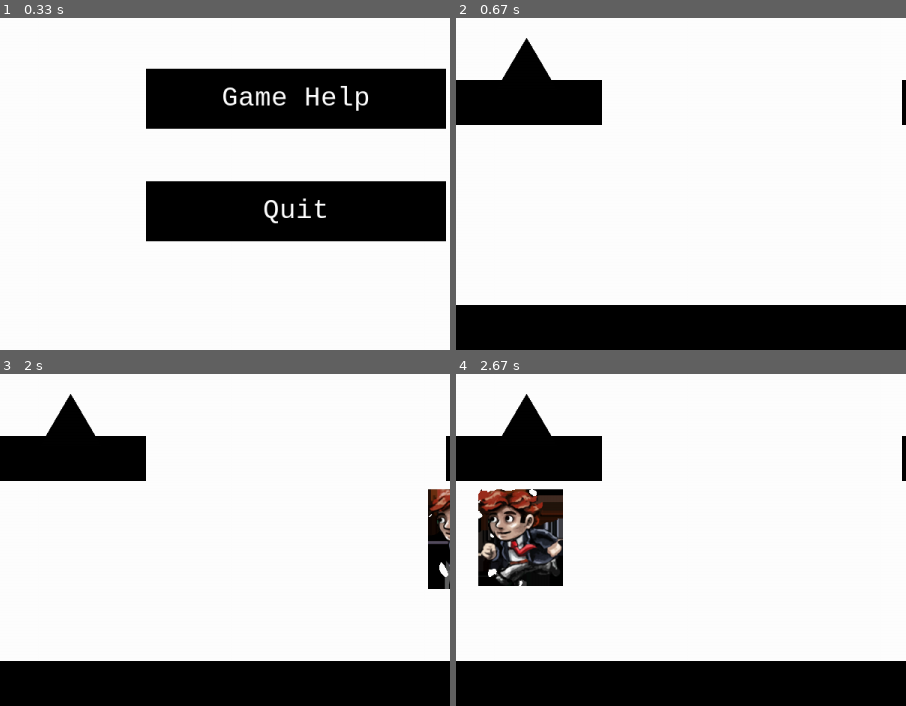
Above: before the commit, frames 1-4 (two rows, left to right).
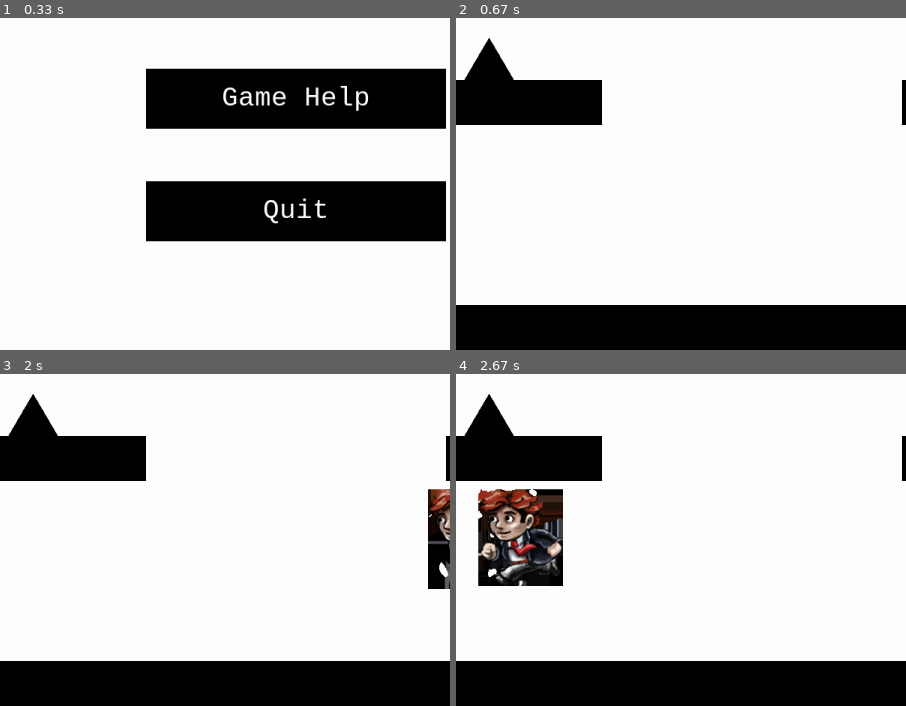
Above: after the commit, the same moments.

Repository: stevenacalhoun/geoplay
Game: pygame game, started from geometricPlay.py
Two runs of this game, one before a commit and one after it. Both use one fixed random seed, a clock stepped at 60 frames per second and the inputs below.
Inputs:
- Up to frame 1 (0.33 s): no input
- Up to frame 2 (0.67 s): tap Enter at 0.33 s
- Up to frame 3 (2 s): hold Space 0.67-1.13 s; hold Right 0.67-1.13 s; hold Right 1.17-1.63 s; tap Space at 1.23, 1.53, 1.73 s; hold Left from 1.67 s (still down)
- Up to frame 4 (2.67 s): tap Space at 2.03, 2.3, 2.6 s; release Left at 2.2 s; hold Left 2.23-2.63 s
The pictures show only the part of the screen within x 17-67%, y 50-100%; the shares and areas given below are measured in that part.

Frame 1 is identical in both runs. In frame 2, 1.4% of the frame differs, in the area x 1-22%, y 6-19%; in frame 3, 1.4%; in frame 4, 1.4%.

Commit message:
Cleaned up some of the code for menu selections. Added a few more constants and got rid of a few things that weren't doing anything. Also tried to comment a bit more

Diff:
--- a/geometricPlay.py
+++ b/geometricPlay.py
@@ -21,30 +21,42 @@
 
   # Default difficulty is two, start on the main menu
   difficulty = 2
-  scene = scenes.MainMenu(screen)
-  newScene = scene.display()
+  nextScene = scenes.Scene.mainMenuScene
 
-  # Loop infinitely
+  # Loop until it's time to quit
   running = True
-  while True:
+  while running:
 
-    # This is a weird way of switch screens, I'm trying to thingk of better mehtods of accomplishing it
-    if newScene == 0:
-      scene = scenes.LevelScene(screen, difficulty)
-      newScene = scene.display()
-    elif newScene == 1:
+    # Show the level scene
+    if nextScene == scenes.Scene.levelScene:
+      scene = scenes.LevelScene(screen)
+      scene.setDifficulty(difficulty)
+      nextScene = scene.display()
+
+    # Show the Difficulty menu
+    elif nextScene == scenes.Scene.difficultyScene:
       scene = scenes.DifficultyMenu(screen)
-      newScene, difficulty = scene.display()
-    elif newScene == 2:
+      nextScene = scene.display()
+      difficulty = scene.getDifficulty()
+
+    # Show the help screen
+    elif nextScene == scenes.Scene.helpScene:
       scene = scenes.HelpScene(screen)
-      newScene = scene.display()
-    elif newScene == 3:
+      nextScene = scene.display()
+
+    # Show the main menu
+    elif nextScene == scenes.Scene.mainMenuScene:
       scene = scenes.MainMenu(screen)
-      newScene = scene.display()
-    elif newScene == 4:
+      nextScene = scene.display()
+
+    # Show the game over scene
+    elif nextScene == scenes.Scene.gameOverScene:
       scene = scenes.GameOverScene(screen)
-      newScene = scene.display()
+      nextScene = scene.display()
 
+    # Time to quit
+    elif nextScene == scenes.Scene.quit:
+      running = False
 
 # Run our program
 if __name__ == "__main__":
--- a/levels.py
+++ b/levels.py
@@ -36,7 +36,7 @@
     triangleLocs = []
 
     numRows = len(self.levelTiles)
-    numColumns = len(self.levelTiles[0])
+    numColumns = self.countColumns()
 
     tileWidth = SCREEN_WIDTH/numColumns
     tileHeight = SCREEN_HEIGHT/numRows
@@ -56,7 +56,7 @@
         if tile == "T":
           # If there is a t that means position it between the two tiles
           if row[tileNum+1] == "t":
-            triangleLoc = (currentXLoc + tileWidth), (currentYLoc)
+            triangleLoc = (currentXLoc + tileWidth), (currentYLoc - TRIANGLE_HEIGHT)
             triangleLocs.append(triangleLoc)
           # Otherwise just position it in the middle of the tile
           else:
@@ -83,7 +83,7 @@
           startingLoc = currentXLoc, currentYLoc
 
         # There is nothing on this tile
-        else:
+        elif tile == "_":
           # If we are building a platform, this means we've finished it, so build it
           if buildingPlatform:
             platformLocs.append([platformLoc, (platformWidth, tileHeight)])
@@ -91,7 +91,8 @@
             platformWidth = 0
 
         # Change our x location for each tile
-        currentXLoc += tileWidth
+        if tile != " ":
+          currentXLoc += tileWidth
 
       # Change our y location for each row, and reset back to the first tile
       currentYLoc += tileHeight
@@ -103,24 +104,32 @@
     # Return the platform locations and starting location
     return platformLocs, triangleLocs, startingLoc
 
+  def countColumns(self):
+    columnCount = 0
+    for column in self.levelTiles[0]:
+      if column != " ":
+        columnCount += 1
+
+    return columnCount
+
 class Level_01(Level):
    def __init__(self):
     self.levelTiles = [
-    "____________",
-    "____________",
-    "____________",
-    "____________",
-    "______T_____",
-    "______P_____",
-    "____________",
-    "____________",
-    "__Tt____Tt__",
-    "__Pp____Pp__",
-    "____________",
-    "_________S__",
-    "____________",
-    "_T___T___T__",
-    "Pppppppppppp"]
+    "_ _ _ _ _ _ _ _ _ _ _ _",
+    "_ _ _ _ _ _ _ _ _ _ _ _",
+    "_ _ _ _ _ _ _ _ _ _ _ _",
+    "_ _ _ _ _ _ _ _ _ _ _ _",
+    "_ _ _ _ _ _ T _ _ _ _ _",
+    "_ _ _ _ _ _ P _ _ _ _ _",
+    "_ _ _ _ _ _ _ _ _ _ _ _",
+    "_ _ _ _ _ _ _ _ _ _ _ _",
+    "_ _ T t _ _ _ _ T t _ _",
+    "_ _ P p _ _ _ _ P p _ _",
+    "_ _ _ _ _ _ _ _ _ _ _ _",
+    "_ _ _ _ _ _ _ _ _ S _ _",
+    "_ _ _ _ _ _ _ _ _ _ _ _",
+    "_ T _ _ _ T _ _ _ T _ _",
+    "P p p p p p p p p p p p"]
 
 class Level_02(Level):
   def __init__(self):
--- a/lib/constants.py
+++ b/lib/constants.py
@@ -1,3 +1,4 @@
+# Lock in the frame rate at 60 FPS
 FRAME_RATE = 60
 
 # Locations for HUD
@@ -20,7 +21,6 @@
 
 # Gravity and ground constants
 GRAVITY = 15
-GROUND_THICKNESS = 100
-GROUND_Y = SCREEN_HEIGHT - GROUND_THICKNESS
 
+# Triangle height
 TRIANGLE_HEIGHT = 75
--- a/lib/scenes.py
+++ b/lib/scenes.py
@@ -8,14 +8,16 @@
 import random
 from levels import *
 
-# Triangle testing stuff
-TRIANGLE_HEIGHT = 75
-triangleLocations = [(SCREEN_WIDTH * 0.25, 400), (SCREEN_WIDTH * 0.75, 400)]
-currentTriangle = 0
-
 clock = pygame.time.Clock()
 
 class Scene(object):
+  mainMenuScene = 0
+  levelScene = 1
+  difficultyScene = 2
+  helpScene = 3
+  gameOverScene = 4
+  quit = 5
+
   def __init__(self, screen):
     self.screen = screen
 
@@ -36,7 +38,7 @@
     quitBoxY = helpBoxY + 150
 
     # Keep up with what's selected
-    menuSelection = 0
+    menuSelection = Scene.levelScene
 
     # Keep looping unitl somehting has been selected
     selectionMade = False
@@ -46,21 +48,20 @@
 
       # Key up and down the menu
       if event.type == pygame.KEYDOWN:
+        # Go down one option
         if event.key == pygame.K_DOWN:
           menuSelection += 1
-          if menuSelection >= 4:
-            menuSelection = 0
+          if menuSelection >= 5:
+            menuSelection = Scene.levelScene
+        # Go up one option
         if event.key == pygame.K_UP:
           menuSelection -= 1
-          if menuSelection < 0:
-            menuSelection = 3
+          if menuSelection < Scene.levelScene:
+            menuSelection = Scene.quit
+        # Select the current option
         if event.key == pygame.K_RETURN:
-          if menuSelection == 3:
-            pygame.quit()
-          else:
-            self.display = menuSelection
-            selectionMade = True
-            return menuSelection
+          selectionMade = True
+          return menuSelection
 
       # Draw the title
       title = TextLine(self.screen, "Geo-Play", color=BLACK, size=76)
@@ -88,13 +89,13 @@
       quitLabel.drawByCenter((SCREEN_WIDTH/2, quitBoxY))
 
       # Draw a box around the currently selected menu item
-      if menuSelection == 0:
+      if menuSelection == Scene.levelScene:
         playBox.outline()
-      elif menuSelection == 1:
+      elif menuSelection == Scene.difficultyScene:
         diffBox.outline()
-      elif menuSelection == 2:
+      elif menuSelection == Scene.helpScene:
         helpBox.outline()
-      elif menuSelection == 3:
+      elif menuSelection == Scene.quit:
         quitBox.outline()
 
       pygame.display.flip()
@@ -143,9 +144,8 @@
     self.displayLives()
 
 class LevelScene(Scene):
-  def __init__(self, screen, difficulty):
+  def __init__(self, screen):
     Scene.__init__(self, screen)
-    self.difficulty = difficulty
     self.triangleSpriteGroup = pygame.sprite.Group()
     self.levelNum = 1
     self.level = getLevel(self.levelNum)
@@ -181,9 +181,6 @@
 
     triangleLoc = random.choice(self.triangleLocs)
     self.spawnTriangle(triangleLoc)
-    # platform = random.choice(self.platforms)
-    # self.triangleSpriteGroup.add(platform.spawnTriangle())
-
 
     # Keep up with when we need to draw a new rectangle rain
     self.rectangleCounter = 0
@@ -198,11 +195,11 @@
       self.update()
       self.checkCollisions()
       self.draw()
-      ## FUCKING FIGURED IT OUT, SPRITES DON'T REDRAW WITH checkCollisions()
+
       pygame.display.flip()
       clock.tick(FRAME_RATE)
 
-    return 4
+    return Scene.gameOverScene
 
   def spawnTriangle(self, topPoint):
     # Spawn a new triangle with the given top point
@@ -278,8 +275,6 @@
 
       triangleLoc = random.choice(self.triangleLocs)
       self.spawnTriangle(triangleLoc)
-      # platform = random.choice(self.platforms)
-      # self.triangleSpriteGroup.add(platform.spawnTriangle())
 
       self.HUD.addPoints(captureCount)
 
@@ -295,6 +290,9 @@
     self.rectangleSpriteGroup.draw(self.screen)
     self.triangleSpriteGroup.draw(self.screen)
 
+  def setDifficulty(self, difficulty):
+    self.difficulty = difficulty
+
 class DifficultyMenu(Scene):
   def __init__(self, screen):
     Scene.__init__(self, screen)
@@ -303,9 +301,9 @@
     # Constants for the boxes
     menuBoxWidth = SCREEN_WIDTH/3
     menuBoxHeight = 80
-    topBoxY = SCREEN_HEIGHT/4
-    midBoxY = (SCREEN_HEIGHT/2) - (menuBoxHeight/2)
-    botBoxY = midBoxY + (midBoxY - topBoxY)
+    easyBoxY = SCREEN_HEIGHT/4
+    medBoxY = (SCREEN_HEIGHT/2) - (menuBoxHeight/2)
+    hardBoxY = medBoxY + (medBoxY - easyBoxY)
 
     # Keep track of the current selection
     menuSelection = 1
@@ -332,36 +330,38 @@
           self.display = 3
           self.difficulty = menuSelection
           selectionMade = True
-          return 3, menuSelection
+          return Scene.mainMenuScene
 
       font = pygame.font.SysFont('monospace', 36)
 
-      # Draw top, mid, and bot boxes and their labels
-      topBox = Box(self.screen, menuBoxWidth, menuBoxHeight, BLACK)
-      topBox.drawByCenter((SCREEN_WIDTH/2, topBoxY))
-      topLabel = TextLine(self.screen, "Easy", color=WHITE, size=36)
-      topLabel.drawByCenter((SCREEN_WIDTH/2, topBoxY))
-
-      midBox = Box(self.screen, menuBoxWidth, menuBoxHeight, BLACK)
-      midBox.drawByCenter((SCREEN_WIDTH/2, midBoxY))
-      midLabel = TextLine(self.screen, "Medium", color=WHITE, size=36)
-      midLabel.drawByCenter((SCREEN_WIDTH/2, midBoxY))
-
-      botBox = Box(self.screen, menuBoxWidth, menuBoxHeight, BLACK)
-      botBox.drawByCenter((SCREEN_WIDTH/2, botBoxY))
-      botLabel = TextLine(self.screen, "Hard", color=WHITE, size=36)
-      botLabel.drawByCenter((SCREEN_WIDTH/2, botBoxY))
+      # Draw all the difficulty options
+      easyBox = Box(self.screen, menuBoxWidth, menuBoxHeight, BLACK)
+      easyBox.drawByCenter((SCREEN_WIDTH/2, easyBoxY))
+      easyLabel = TextLine(self.screen, "Easy", color=WHITE, size=36)
+      easyLabel.drawByCenter((SCREEN_WIDTH/2, easyBoxY))
+
+      medBox = Box(self.screen, menuBoxWidth, menuBoxHeight, BLACK)
+      medBox.drawByCenter((SCREEN_WIDTH/2, medBoxY))
+      medLabel = TextLine(self.screen, "Medium", color=WHITE, size=36)
+      medLabel.drawByCenter((SCREEN_WIDTH/2, medBoxY))
+
+      hardBox = Box(self.screen, menuBoxWidth, menuBoxHeight, BLACK)
+      hardBox.drawByCenter((SCREEN_WIDTH/2, hardBoxY))
+      hardLabel = TextLine(self.screen, "Hard", color=WHITE, size=36)
+      hardLabel.drawByCenter((SCREEN_WIDTH/2, hardBoxY))
 
       # Draw a box around the currently selected menu item
       if menuSelection == 1:
-        topBox.outline()
+        easyBox.outline()
       elif menuSelection == 2:
-        midBox.outline()
+        medBox.outline()
       elif menuSelection == 3:
-        botBox.outline()
-
+        hardBox.outline()
 
       pygame.display.flip()
+
+  def getDifficulty(self):
+    return self.difficulty
 
 class HelpScene(Scene):
   def __init(self):
@@ -404,8 +404,7 @@
       if event.type == pygame.KEYDOWN:
         if event.key == pygame.K_RETURN:
           goBack = True
-          return 3
-          self.display = 3
+          return Scene.mainMenuScene
 
       pygame.display.flip()
 
@@ -443,7 +442,6 @@
       if event.type == pygame.KEYDOWN:
         if event.key == pygame.K_RETURN:
           goBack = True
-          self.display = 3
-          return 3
+          return Scene.mainMenuScene
 
       pygame.display.flip()
--- a/lib/sprites.py
+++ b/lib/sprites.py
@@ -205,11 +205,6 @@
     # Platforms are currently stationary
     pass
 
-  def spawnTriangle(self):
-    topPoint = (self.rect.x + (self.width/2)), self.rect.y - 80
-    self.triangle = Triangle(self.screen, topPoint, TRIANGLE_HEIGHT)
-    return self.triangle
-
 # Rectangle rain class
 class RectangleRain(pygame.sprite.Sprite):
   # Initializer
